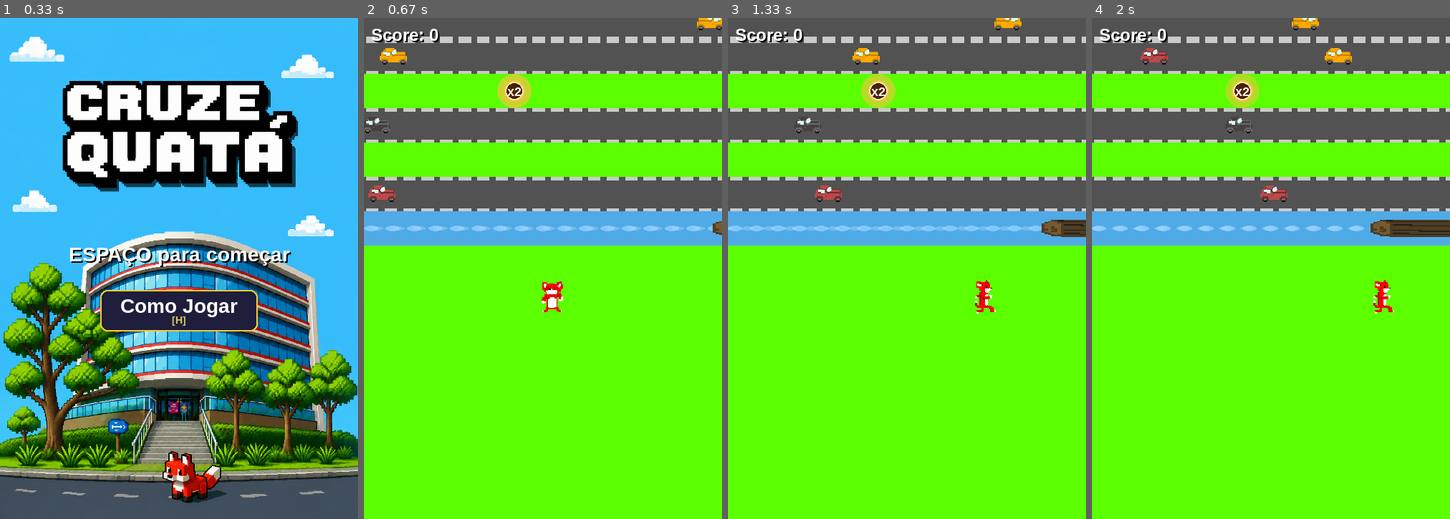
Above: before the commit, frames 1-4 (left to right).
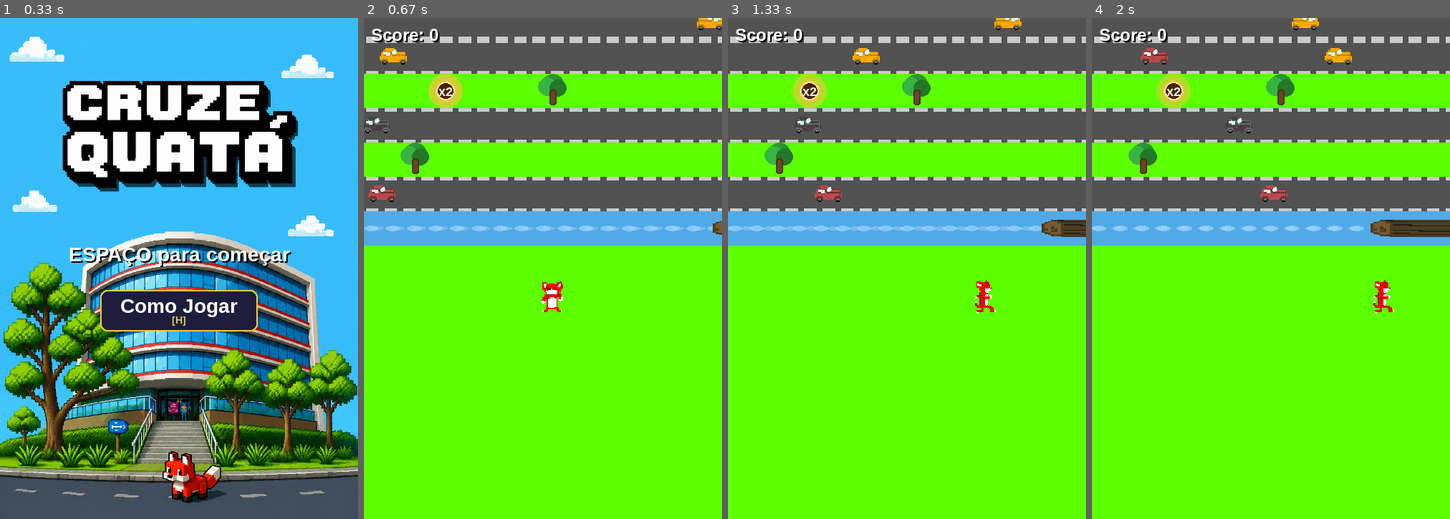
Above: after the commit, the same moments.

Repository: dudu29cabett4-afk/pyGame---Luiz-e-Enzo-e-Murilo
Game: pygame game, started from jogo.py
Two runs of this game, one before a commit and one after it. Both use one fixed random seed, a clock stepped at 60 frames per second and the inputs below.
Inputs (mouse positions are in pixels of both pictures, inside the frame that each line leads up to):
- Up to frame 1 (0.33 s): no input
- Up to frame 2 (0.67 s): tap Space at 0.33 s
- Up to frame 3 (1.33 s): hold D 0.67-1.13 s; move the mouse to (907, 303) at 0.7 s; hold D from 1.17 s (still down)
- Up to frame 4 (2 s): release D at 1.47 s; hold D 1.5-1.97 s

Frame 1 is identical in both runs. In frame 2, 1.6% of the frame differs, in the area x 10-57%, y 11-32%; in frame 3, 1.6%; in frame 4, 1.6%.

Commit message:
jogo arvores hitbox zuado

Diff:
--- a/jogo.py
+++ b/jogo.py
@@ -30,7 +30,6 @@
 TAMANHO_TILE = 48
 PLAYER_ALVO_Y = ALTURA * 2 // 3 - 100
 
-# Tamanhos de tronco: 2 ou 3 slots (cada slot = 1 TAMANHO_TILE de largura)
 TRONCO_SLOTS_OPCOES = [2, 3]
 
 def escalar_carro(img):
@@ -39,13 +38,13 @@
     nova_largura = int(orig_w * (nova_altura / orig_h))
     return pygame.transform.scale(img, (nova_largura, nova_altura))
 
-img_cima     = pygame.transform.scale(costas,   (TAMANHO_TILE, TAMANHO_TILE))
-img_baixo    = pygame.transform.scale(frente,   (TAMANHO_TILE, TAMANHO_TILE))
-img_esquerda = pygame.transform.scale(esquerda, (TAMANHO_TILE, TAMANHO_TILE))
-img_direita  = pygame.transform.scale(direita,  (TAMANHO_TILE, TAMANHO_TILE))
-img_estrada  = pygame.transform.scale(estrada,  (LARGURA, TAMANHO_TILE))
-img_grama    = pygame.transform.scale(grama,    (LARGURA, TAMANHO_TILE))
-img_fundo    = pygame.transform.scale(fundo_img,     (LARGURA, ALTURA))
+img_cima      = pygame.transform.scale(costas,   (TAMANHO_TILE, TAMANHO_TILE))
+img_baixo     = pygame.transform.scale(frente,   (TAMANHO_TILE, TAMANHO_TILE))
+img_esquerda  = pygame.transform.scale(esquerda, (TAMANHO_TILE, TAMANHO_TILE))
+img_direita   = pygame.transform.scale(direita,  (TAMANHO_TILE, TAMANHO_TILE))
+img_estrada   = pygame.transform.scale(estrada,  (LARGURA, TAMANHO_TILE))
+img_grama     = pygame.transform.scale(grama,    (LARGURA, TAMANHO_TILE))
+img_fundo     = pygame.transform.scale(fundo_img, (LARGURA, ALTURA))
 img_fundo_fim = pygame.transform.scale(fundo_fim_img, (LARGURA, ALTURA))
 
 img_rio = pygame.Surface((LARGURA, TAMANHO_TILE))
@@ -58,7 +57,6 @@
 )]
 carros_disp_l = [pygame.transform.flip(img, True, False) for img in carros_disp_r]
 
-# Gera imagens de tronco para 2 e 3 slots a partir de tronco.png
 def fazer_img_tronco(num_slots: int) -> pygame.Surface:
     largura = num_slots * TAMANHO_TILE
     return pygame.transform.scale(tronco_img_raw, (largura, TAMANHO_TILE))
@@ -90,6 +88,8 @@
 lane_data = {}
 carros_ativos = []
 troncos_ativos = []
+arvores_ativas = []
+vitorias_ativas = []
 
 TIPO_GRAMA = "grama"
 TIPO_ESTRADA = "estrada"
@@ -120,7 +120,6 @@
     return surf
 
 def criar_img_powerup_xp2():
-
     size = 36
     surf = pygame.Surface((size, size), pygame.SRCALPHA)
     cx, cy = size // 2, size // 2
@@ -142,6 +141,8 @@
     lane_data.clear()
     carros_ativos.clear()
     troncos_ativos.clear()
+    arvores_ativas.clear()
+    vitorias_ativas.clear()
 
 def gerar_tile(linha: int):
     if linha not in tile_map:
@@ -168,6 +169,13 @@
 def calcular_multiplicador_velocidade(score: int) -> float:
     return 1.0 + min(score / 1200.0, 0.25)
 
+def linha_tem_rio_vizinho(linha: int) -> bool:
+    for d in (-1, 1):
+        nl = linha + d
+        if nl >= 0 and gerar_tile(nl)[1] == TIPO_RIO:
+            return True
+    return False
+
 def obter_lane_data(linha: int, score: int = 0) -> dict:
     if linha not in lane_data:
         direcao = 1 if linha % 2 == 0 else -1
@@ -175,10 +183,20 @@
         mult = calcular_multiplicador_velocidade(score)
 
         if tipo == TIPO_RIO:
-            velocidade = random.uniform(2.0, 4.5) * mult
-            spawn_gap = random.randint(int(LARGURA * 0.35), int(LARGURA * 0.6))
-            num_slots = random.choice(TRONCO_SLOTS_OPCOES)
+            tem_rio_vizinho = linha_tem_rio_vizinho(linha)
+
+            if tem_rio_vizinho and random.random() < 0.35:
+                modo_rio = "vitoria_regia"
+                velocidade = 0.0
+                spawn_gap = 0
+                num_slots = 0
+            else:
+                modo_rio = "troncos"
+                velocidade = random.uniform(2.0, 4.5) * mult
+                spawn_gap = random.randint(int(LARGURA * 0.35), int(LARGURA * 0.6))
+                num_slots = random.choice(TRONCO_SLOTS_OPCOES)
         else:
+            modo_rio = None
             velocidade = random.uniform(4.5, 9.0) * mult
             spawn_gap = random.randint(int(LARGURA * 0.35), int(LARGURA * 0.65))
             num_slots = 0
@@ -190,6 +208,8 @@
             "spawn_gap": spawn_gap,
             "proximo_spawn_x": proximo_x,
             "num_slots": num_slots,
+            "modo_rio": modo_rio,
+            "vitorias_cols": [],
         }
 
     return lane_data[linha]
@@ -228,19 +248,15 @@
             ALTURA_CARRO - m * 2,
         )
 
-
 class Tronco:
-    """Tronco com slots. O jogador ocupa um slot e se move com o tronco."""
-
     def __init__(self, linha, x, velocidade, direcao, num_slots):
         self.linha = linha
         self.x = float(x)
         self.velocidade = velocidade
         self.direcao = direcao
-        self.num_slots = num_slots          # 2 ou 3
+        self.num_slots = num_slots
         self.largura = num_slots * TAMANHO_TILE
 
-        # Escolhe imagem certa (flipada ou não)
         if direcao == 1:
             self.img = troncos_img[num_slots]
         else:
@@ -272,14 +288,11 @@
         )
 
     def slot_x_mundo(self, slot: int) -> float:
-        """Retorna a posição X (mundo) do slot. Slot 0 = mais à esquerda do tronco."""
         return self.x + slot * TAMANHO_TILE
 
     def slot_do_x(self, wx: float) -> int:
-        """Dado um X no mundo, retorna o índice do slot fisicamente mais próximo."""
         slot = round((wx - self.x) / TAMANHO_TILE)
         return max(0, min(self.num_slots - 1, slot))
-
 
 class PowerUp:
     TAMANHO = 36
@@ -328,6 +341,60 @@
             surface.blit(glow, (sx - 8, sy - 8))
             surface.blit(icon, (sx, sy))
 
+class Arvore:
+    def __init__(self, linha, wx):
+        self.linha = linha
+        self.wx = float(wx)
+        self.wy = float(linha * TAMANHO_TILE)
+
+    def screen_y(self, camera_y):
+        return int(self.wy - camera_y)
+
+    def rect_mundo(self):
+        return pygame.Rect(
+            int(self.wx) + 6,
+            int(self.wy) + 2,
+            TAMANHO_TILE - 12,
+            TAMANHO_TILE - 2
+        )
+
+    def draw(self, surface, camera_y):
+        sy = self.screen_y(camera_y)
+        if -TAMANHO_TILE <= sy <= ALTURA:
+            sx = int(self.wx)
+
+            pygame.draw.circle(surface, (40, 150, 50), (sx + 24, sy + 16), 16)
+            pygame.draw.circle(surface, (55, 180, 65), (sx + 16, sy + 18), 13)
+            pygame.draw.circle(surface, (35, 120, 40), (sx + 31, sy + 20), 12)
+            pygame.draw.rect(surface, (110, 70, 35), (sx + 19, sy + 22, 10, 22), border_radius=3)
+            pygame.draw.rect(surface, (80, 50, 25), (sx + 19, sy + 22, 10, 22), 2, border_radius=3)
+
+class VitoriaRegia:
+    TAMANHO = 28
+
+    def __init__(self, linha, wx):
+        self.linha = linha
+        self.wx = float(wx)
+        self.wy = float(linha * TAMANHO_TILE + (TAMANHO_TILE - self.TAMANHO) // 2)
+
+    def screen_y(self, camera_y):
+        return int(self.wy - camera_y)
+
+    def rect_mundo(self):
+        return pygame.Rect(
+            int(self.wx),
+            int(self.wy),
+            self.TAMANHO,
+            self.TAMANHO
+        )
+
+    def draw(self, surface, camera_y):
+        sy = self.screen_y(camera_y)
+        if -self.TAMANHO <= sy <= ALTURA:
+            sx = int(self.wx)
+            pygame.draw.rect(surface, (60, 180, 70), (sx, sy, self.TAMANHO, self.TAMANHO), border_radius=5)
+            pygame.draw.rect(surface, (25, 110, 35), (sx, sy, self.TAMANHO, self.TAMANHO), 2, border_radius=5)
+
 def tentar_spawnar_carros(linha_ini: int, linha_fim: int, score: int = 0):
     linha_base = int(PLAYER_ALVO_Y // TAMANHO_TILE)
     safe_inicio = linha_base - SAFE_ZONE_LINHAS
@@ -363,6 +430,10 @@
 
         elif tipo == TIPO_RIO:
             ld = obter_lane_data(linha, score)
+
+            if ld.get("modo_rio") == "vitoria_regia":
+                continue
+
             d = ld["direcao"]
             v = ld["velocidade"]
             ns = ld["num_slots"]
@@ -383,6 +454,54 @@
                     troncos_ativos.append(Tronco(linha, float(LARGURA), v, d, ns))
                     ld["proximo_spawn_x"] -= ld["spawn_gap"]
 
+def gerar_arvores_para_linhas(linha_ini: int, linha_fim: int, score: int = 0):
+    linha_base = int(PLAYER_ALVO_Y // TAMANHO_TILE)
+    safe_inicio = linha_base - SAFE_ZONE_LINHAS
+
+    for linha in range(linha_ini, linha_fim + 1):
+        if linha >= safe_inicio:
+            continue
+
+        _, tipo = gerar_tile(linha)
+        if tipo != TIPO_GRAMA:
+            continue
+
+        if any(a.linha == linha for a in arvores_ativas):
+            continue
+
+        chance_arvore = 0.08 + min(score / 12000.0, 0.04)
+        if random.random() < chance_arvore:
+            col = random.randint(1, (LARGURA // TAMANHO_TILE) - 2)
+            wx = float(col * TAMANHO_TILE)
+            arvores_ativas.append(Arvore(linha, wx))
+
+def gerar_vitorias_regias_para_linhas(linha_ini: int, linha_fim: int, score: int = 0):
+    linha_base = int(PLAYER_ALVO_Y // TAMANHO_TILE)
+    safe_inicio = linha_base - SAFE_ZONE_LINHAS
+
+    for linha in range(linha_ini, linha_fim + 1):
+        if linha >= safe_inicio:
+            continue
+
+        _, tipo = gerar_tile(linha)
+        if tipo != TIPO_RIO:
+            continue
+
+        ld = obter_lane_data(linha, score)
+        if ld.get("modo_rio") != "vitoria_regia":
+            continue
+
+        if "vitorias_cols" not in ld:
+            total_cols = (LARGURA // TAMANHO_TILE)
+            qtd = random.randint(2, 4)
+            ld["vitorias_cols"] = sorted(random.sample(range(1, total_cols - 1), qtd))
+
+        for col in ld["vitorias_cols"]:
+            wx = float(col * TAMANHO_TILE + (TAMANHO_TILE - VitoriaRegia.TAMANHO) // 2)
+
+            if not any(v.linha == linha and abs(v.wx - wx) < 1 for v in vitorias_ativas):
+                vitorias_ativas.append(VitoriaRegia(linha, wx))
+
 def gerar_powerups_para_linhas(linha_ini, linha_fim, powerups: list, linhas_com_powerup: set, score: int):
     if len([p for p in powerups if not p.coletado]) >= MAX_POWERUPS_ATIVOS:
         return
@@ -412,11 +531,26 @@
             tipo_powerup = "xp2"
 
         if tipo_powerup is not None:
-            col = random.randint(1, LARGURA // TAMANHO_TILE - 2)
+            col_total = LARGURA // TAMANHO_TILE
+            colunas_livres = [
+                c for c in range(1, col_total - 1)
+                if not any(
+                    arv.linha == linha and int(arv.wx // TAMANHO_TILE) == c
+                    for arv in arvores_ativas
+                )
+            ]
+
+            if not colunas_livres:
+                continue
+
+            col = random.choice(colunas_livres)
             wx = float(col * TAMANHO_TILE)
             wy = float(linha * TAMANHO_TILE + (TAMANHO_TILE - PowerUp.TAMANHO) // 2)
             powerups.append(PowerUp(wx, wy, tipo_powerup))
             linhas_com_powerup.add(linha)
+
+def colide_com_arvore(rect_mundo):
+    return any(arv.rect_mundo().colliderect(rect_mundo) for arv in arvores_ativas)
 
 # ----------------------------------------------------
 # UI
@@ -476,6 +610,7 @@
             ("~~", "Atravesse rios em cima de troncos!"),
             ("A/D", "Mude de slot no tronco (cuidado!)"),
             ("XX", "Cair na água = morte!"),
+            ("##", "Árvore = parede, não deixa passar."),
         ]),
         ("POWER-UPS", [
             ("★", "Escudo dourado: absorve 1 golpe fatal."),
@@ -654,12 +789,11 @@
 
 def desenhar_hud_xp2(restante_ms: int):
     secs = max(0, restante_ms // 1000 + 1)
-    cor = (255, 210, 80) if restante_ms > 3000 else (255, 160, 30)
     desenhar_hud_status(
         LARGURA - 130 - 10, 38,
         img_powerup_xp2,
         restante_ms, POWERUP_XP2_DURACAO_MS,
-        f"XP x2 {secs}s", cor
+        f"XP x2 {secs}s", (255, 210, 80)
     )
 
 # ----------------------------------------------------
@@ -685,9 +819,8 @@
     graca_ate  = 0
     xp2_ate = 0
 
-    # Estado do tronco atual em que o jogador está
-    tronco_atual: Tronco | None = None
-    slot_atual: int = 0   # índice do slot dentro do tronco
+    tronco_atual = None
+    slot_atual = 0
 
     while True:
         clock.tick(30)
@@ -700,47 +833,68 @@
 
             if event.type == pygame.KEYDOWN:
                 if event.key == pygame.K_w:
-                    # Sai do tronco ao subir
-                    tronco_atual = None
-                    player_wy -= TAMANHO_TILE
-                    imagem = img_cima
-                    camera_ativa = True
-                    if agora < xp2_ate:
-                        score += 2
-                    else:
-                        score += 1
+                    novo_wy = player_wy - TAMANHO_TILE
+                    teste_rect = pygame.Rect(
+                        int(player_wx) + 4, int(novo_wy) + 4,
+                        TAMANHO_TILE - 8, TAMANHO_TILE - 8
+                    )
+
+                    if not colide_com_arvore(teste_rect):
+                        tronco_atual = None
+                        player_wy = novo_wy
+                        imagem = img_cima
+                        camera_ativa = True
+                        if agora < xp2_ate:
+                            score += 2
+                        else:
+                            score += 1
 
                 elif event.key == pygame.K_s:
-                    # Sai do tronco ao descer
-                    tronco_atual = None
-                    player_wy += TAMANHO_TILE
-                    imagem = img_baixo
+                    novo_wy = player_wy + TAMANHO_TILE
+                    teste_rect = pygame.Rect(
+                        int(player_wx) + 4, int(novo_wy) + 4,
+                        TAMANHO_TILE - 8, TAMANHO_TILE - 8
+                    )
+
+                    if not colide_com_arvore(teste_rect):
+                        tronco_atual = None
+                        player_wy = novo_wy
+                        imagem = img_baixo
 
                 elif event.key == pygame.K_a:
                     imagem = img_esquerda
                     if tronco_atual is not None:
-                        # A = move para esquerda = slot de índice menor
                         novo_slot = slot_atual - 1
                         if novo_slot < 0:
-                            tronco_atual = None  # caiu na água pela esquerda
+                            tronco_atual = None
                         else:
                             slot_atual = novo_slot
                     else:
-                        player_wx -= TAMANHO_TILE
+                        novo_wx = player_wx - TAMANHO_TILE
+                        teste_rect = pygame.Rect(
+                            int(novo_wx) + 4, int(player_wy) + 4,
+                            TAMANHO_TILE - 8, TAMANHO_TILE - 8
+                        )
+                        if not colide_com_arvore(teste_rect):
+                            player_wx = novo_wx
 
                 elif event.key == pygame.K_d:
                     imagem = img_direita
                     if tronco_atual is not None:
-                        # D = move para direita = slot de índice maior
                         novo_slot = slot_atual + 1
                         if novo_slot >= tronco_atual.num_slots:
-                            tronco_atual = None  # caiu na água pela direita
+                            tronco_atual = None
                         else:
                             slot_atual = novo_slot
                     else:
-                        player_wx += TAMANHO_TILE
-
-        # ── Câmera com auto-scroll ────────────────────────────────────────
+                        novo_wx = player_wx + TAMANHO_TILE
+                        teste_rect = pygame.Rect(
+                            int(novo_wx) + 4, int(player_wy) + 4,
+                            TAMANHO_TILE - 8, TAMANHO_TILE - 8
+                        )
+                        if not colide_com_arvore(teste_rect):
+                            player_wx = novo_wx
+
         vel_scroll = VEL_SCROLL_INICIAL + (VEL_SCROLL_MAX - VEL_SCROLL_INICIAL) * min(
             score / SCORE_PARA_MAX_VEL, 1.0
         )
@@ -766,6 +920,8 @@
         linha_fim = int((camera_y + ALTURA) // TAMANHO_TILE) + 1
 
         tentar_spawnar_carros(linha_ini, linha_fim, score)
+        gerar_arvores_para_linhas(linha_ini, linha_fim, score)
+        gerar_vitorias_regias_para_linhas(linha_ini, linha_fim, score)
         gerar_powerups_para_linhas(linha_ini, linha_fim, powerups, linhas_com_powerup, score)
 
         for c in carros_ativos:
@@ -776,36 +932,35 @@
             t.update()
         troncos_ativos[:] = [t for t in troncos_ativos if not t.fora_da_tela()]
 
-        # Se o tronco que o jogador estava saiu da tela, perde referência
+        arvores_ativas[:] = [
+            a for a in arvores_ativas
+            if -TAMANHO_TILE <= a.screen_y(camera_y) <= ALTURA + TAMANHO_TILE
+        ]
+
+        vitorias_ativas[:] = [
+            v for v in vitorias_ativas
+            if -TAMANHO_TILE <= v.screen_y(camera_y) <= ALTURA + TAMANHO_TILE
+        ]
+
         if tronco_atual is not None and tronco_atual not in troncos_ativos:
             tronco_atual = None
 
         player_linha_atual = int(player_wy // TAMANHO_TILE)
         _, tipo_atual = gerar_tile(player_linha_atual)
 
-        # ── Lógica de tronco com slots ────────────────────────────────────
         if tipo_atual == TIPO_RIO:
             if tronco_atual is not None:
-                # Já está num tronco: move o jogador junto com ele pelo slot
                 player_wx = tronco_atual.slot_x_mundo(slot_atual)
                 player_wx = max(0.0, min(float(LARGURA - TAMANHO_TILE), player_wx))
             else:
-                # Entrou na linha do rio agora: tenta embarcar no tronco mais próximo
-                troncos_da_linha = [
-                    t for t in troncos_ativos if t.linha == player_linha_atual
-                ]
-                embarcou = False
+                troncos_da_linha = [t for t in troncos_ativos if t.linha == player_linha_atual]
                 for t in troncos_da_linha:
-                    # Verifica se o jogador está sobre este tronco (em X)
                     if t.x <= player_wx < t.x + t.largura:
                         tronco_atual = t
                         slot_atual = t.slot_do_x(player_wx)
                         player_wx = t.slot_x_mundo(slot_atual)
-                        embarcou = True
                         break
-                # Se não embarcou em nenhum, fica na posição atual (será detectado como morte)
         else:
-            # Saiu do rio
             tronco_atual = None
 
         player_wx = max(0.0, min(float(LARGURA - TAMANHO_TILE), player_wx))
@@ -834,7 +989,6 @@
             if not p.coletado and -TAMANHO_TILE <= p.wy - camera_y <= ALTURA + TAMANHO_TILE
         ]
 
-        # ── Detecção de morte ─────────────────────────────────────────────
         morreu = False
 
         def checa_morte_real():
@@ -845,8 +999,12 @@
                         morreu = True
                         return
             elif tipo_atual == TIPO_RIO:
-                # Morre se não está num tronco
-                if tronco_atual is None:
+                em_vitoria = any(
+                    v.rect_mundo().colliderect(player_rect_mundo)
+                    for v in vitorias_ativas
+                    if v.linha == player_linha_atual
+                )
+                if tronco_atual is None and not em_vitoria:
                     morreu = True
 
         if not tem_escudo and agora >= graca_ate:
@@ -859,17 +1017,21 @@
                         golpe_fatal = True
                         break
             elif tipo_atual == TIPO_RIO:
-                if tronco_atual is None:
+                em_vitoria = any(
+                    v.rect_mundo().colliderect(player_rect_mundo)
+                    for v in vitorias_ativas
+                    if v.linha == player_linha_atual
+                )
+                if tronco_atual is None and not em_vitoria:
                     golpe_fatal = True
 
             if golpe_fatal:
                 tem_escudo = False
-                graca_ate  = agora + 600
+                graca_ate = agora + 600
 
         if morreu:
             return tela_game_over(score)
 
-        # ── Desenho ──────────────────────────────────────────────────────
         window.blit(img_fundo, (0, 0))
 
         for linha in range(linha_ini, linha_fim + 1):
@@ -884,6 +1046,12 @@
                     pygame.draw.ellipse(onda, (180, 220, 255, 90), (xi, TAMANHO_TILE // 2 - 3, 18, 6))
                 window.blit(onda, (0, sy))
 
+        for arv in arvores_ativas:
+            arv.draw(window, camera_y)
+
+        for v in vitorias_ativas:
+            v.draw(window, camera_y)
+
         for pu in powerups:
             pu.draw(window, camera_y)
 
@@ -895,7 +1063,6 @@
             if -ALTURA_CARRO <= sy <= ALTURA:
                 c.draw(window, camera_y)
 
-        # Indicador visual de slots no tronco atual
         if tronco_atual is not None and tipo_atual == TIPO_RIO:
             sy_t = tronco_atual.screen_y(camera_y)
             for s in range(tronco_atual.num_slots):
@@ -922,7 +1089,6 @@
         else:
             window.blit(imagem, (player_screen_x, int(player_screen_y)))
 
-        # HUD Score
         score_texto = fonte_score.render(f"Score: {score}", True, (255, 255, 255))
         score_sombra = fonte_score.render(f"Score: {score}", True, (0, 0, 0))
         window.blit(score_sombra, (12, 12))
